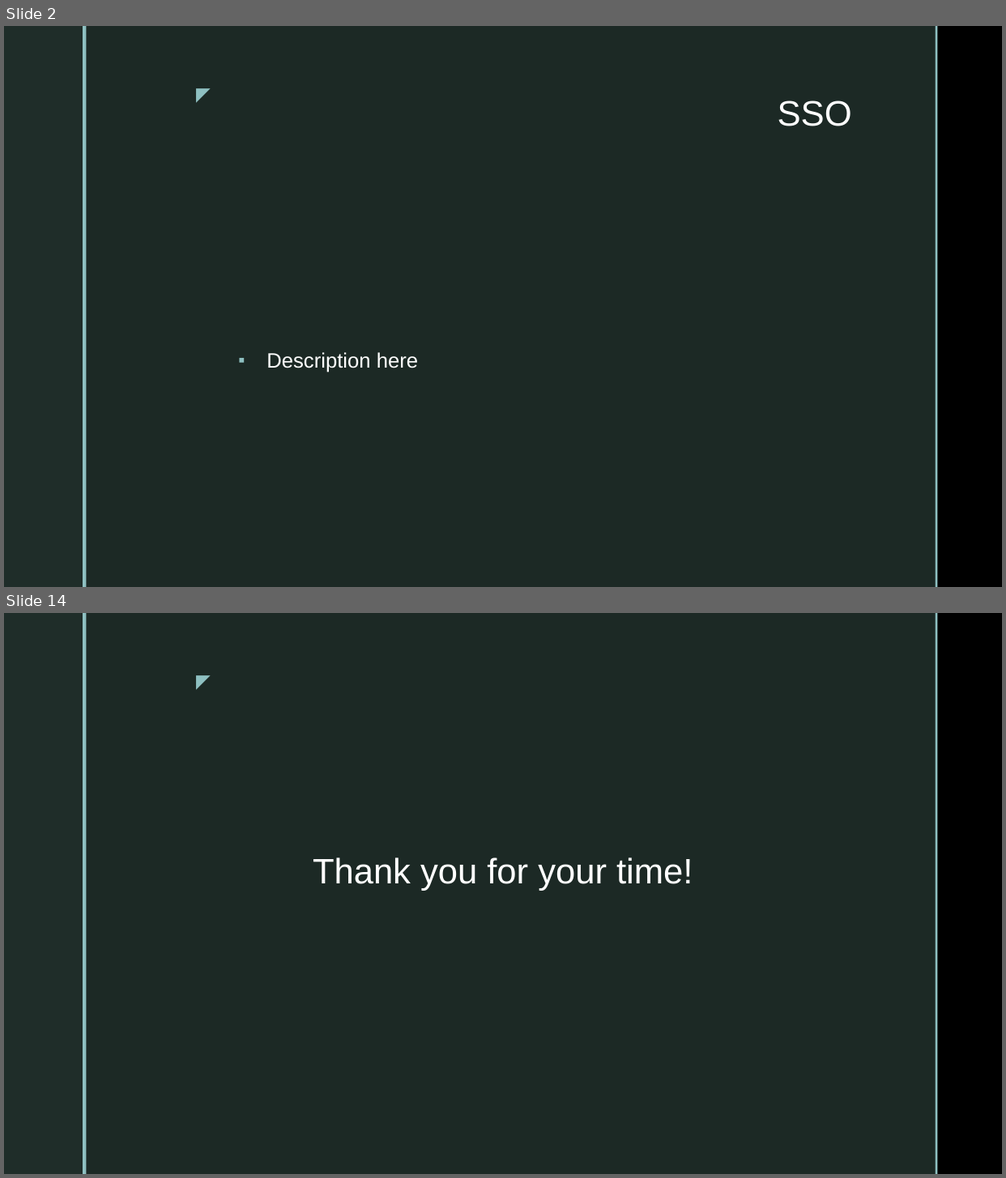
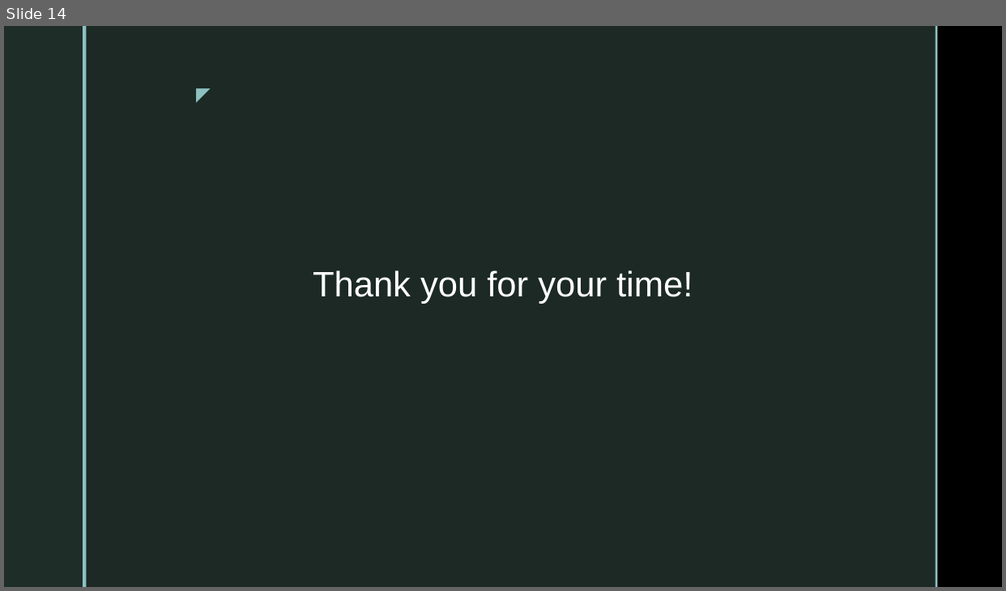
Before and after one commit to elizabethmhinz/CSD-370, a slide deck: module-1/Assignment 1.2 Presentation - Hinz.pptx. Shown one above the other, each under a label of ours: slides 2 and 14 before the commit, slide 14 after it; the slides between them are not shown. The pictures are 1006x1178 and 1006x591 pixels, drawn with LibreOffice and Linux fonts; fonts in the diff are those of the drawing; background and template pictures are left out. Boxes give left, top, right and bottom in pixels: in the first picture for what was removed or moved away, otherwise in the second. Text is boxed around its words. In the diff, an @@ line names an element or a change of style, - is before the commit and + after.

```diff
--- a/module-1/Assignment 1.2 Presentation - Hinz.pptx
+++ b/module-1/Assignment 1.2 Presentation - Hinz.pptx
@@ slide 2 removed at <box>4,26,1002,587</box>, background picture (left out); not listed: 5 template elements that a slide beside it also shows @@
@@ title removed at <box>778,101,852,126</box> @@
-SSO
@@ text removed at <box>266,352,418,373</box> @@
-▪ Description here
```
Also in this commit, not shown: 1 slide changed, 13 slides added, 11 other slides removed, 2 other files.
